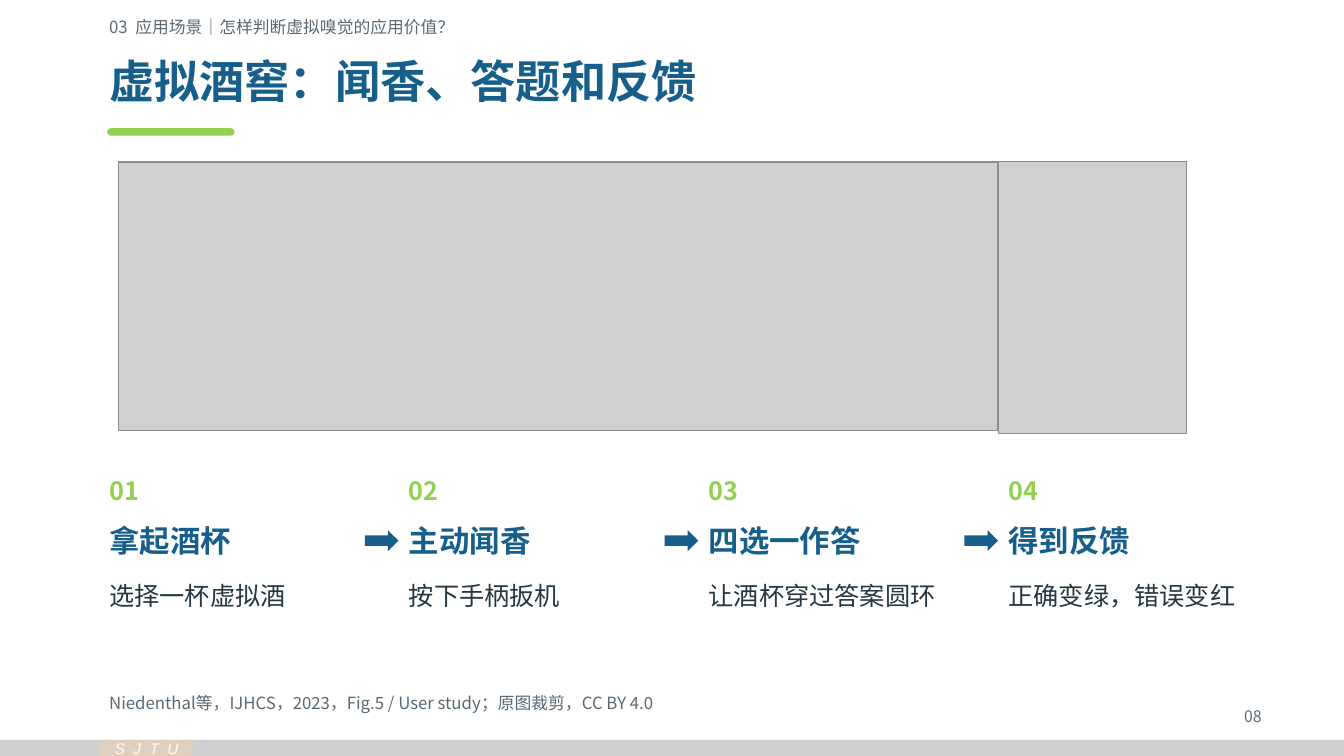
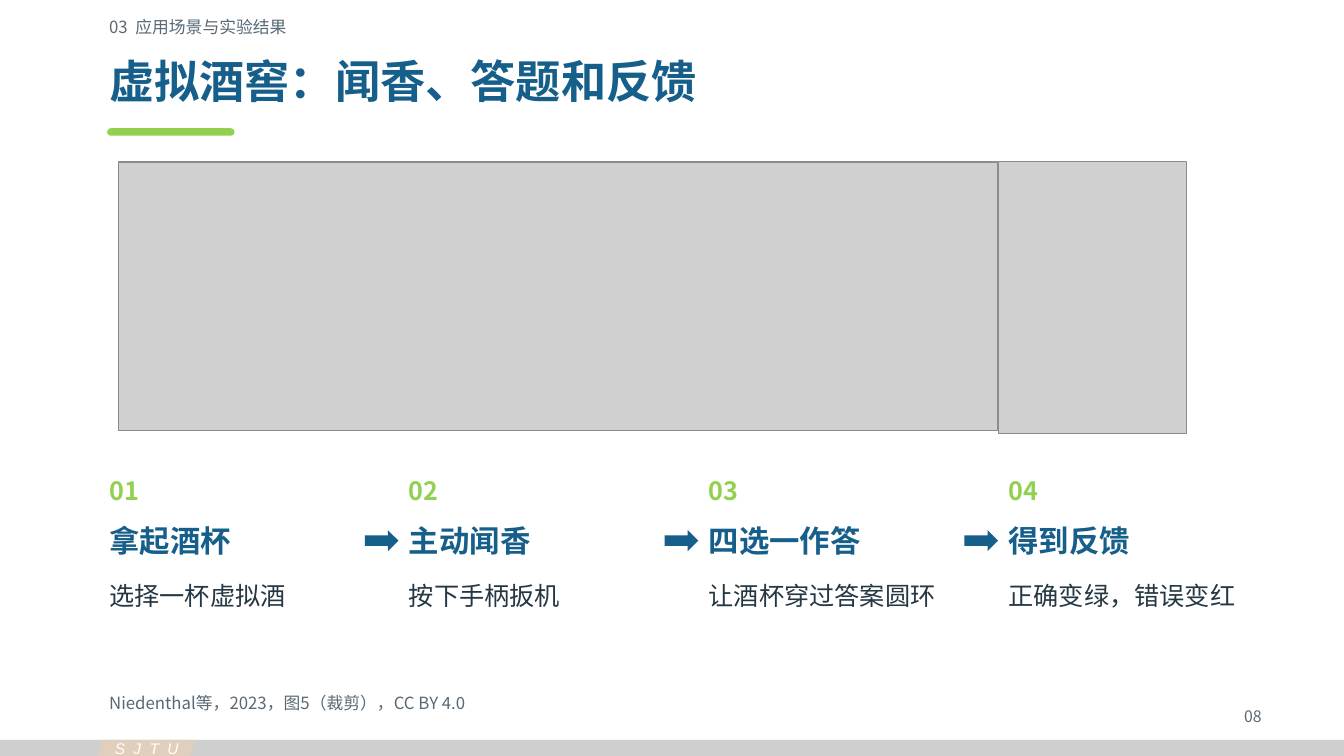
Before and after one commit to Cyh29hao/sjtu-olfaction-vr-2026, a slide deck: slide 8 of release/v3/olfaction-vr-v3.pptx. Drawn at 1344x756 pixels with LibreOffice and Linux fonts; fonts in the diff are those of the drawing; grey boxes stand for pictures. Boxes give left, top, right and bottom in pixels: in the first picture for what was removed or moved away, otherwise in the second. Text is boxed around its words. In the diff, an @@ line names an element or a change of style, - is before the commit and + after.

```diff
--- a/release/v3/olfaction-vr-v3.pptx
+++ b/release/v3/olfaction-vr-v3.pptx
@@ text at box(109, 19, 286, 35): text changed @@
-03 应用场景｜怎样判断虚拟嗅觉的应用价值？
+03 应用场景与实验结果
@@ text at box(109, 695, 465, 711): text changed @@
-Niedenthal等，IJHCS，2023，Fig.5 / User study；原图裁剪，CC BY 4.0
+Niedenthal等，2023，图5（裁剪），CC BY 4.0
```
Also in this commit, not shown: 11 other slides changed, 35 other files.
